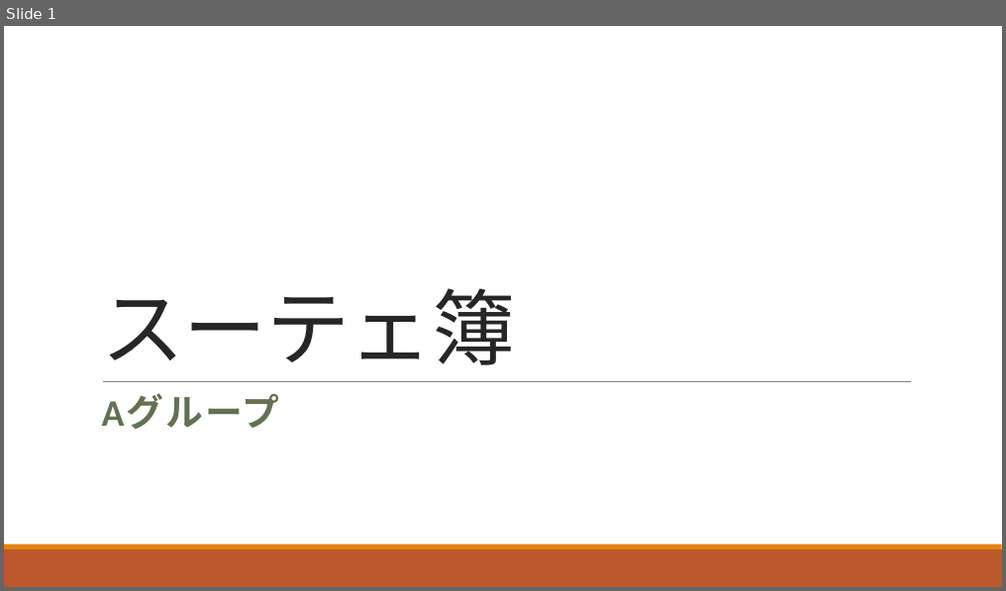
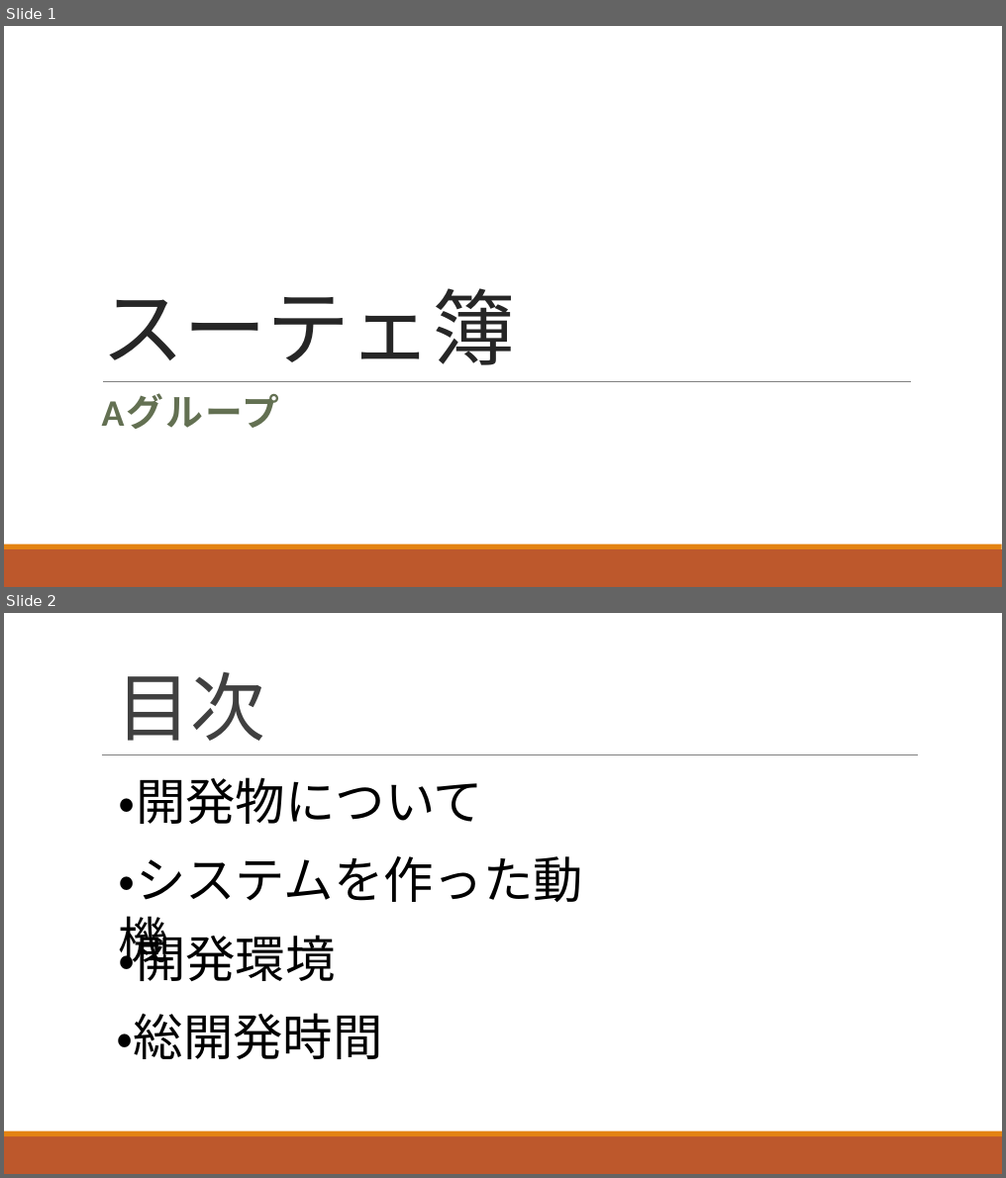
Before and after one commit to ShunjiYamamoto/groupA, a slide deck: 9.発表資料/グループ開発_Aグループ発表資料.pptx. Shown one above the other, each under a label of ours: slide 1 before the commit, slides 1 and 2 after it. The pictures are 1006x591 and 1006x1178 pixels, drawn with LibreOffice and Linux fonts; fonts in the diff are those of the drawing. Boxes give left, top, right and bottom in pixels: in the first picture for what was removed or moved away, otherwise in the second. Text is boxed around its words. In the diff, an @@ line names an element or a change of style, - is before the commit and + after.

```diff
--- a/9.発表資料/グループ開発_Aグループ発表資料.pptx
+++ b/9.発表資料/グループ開発_Aグループ発表資料.pptx
@@ slide 2 added at (4,613,1002,1174), background #FFFFFF; not listed: 2 template elements that a slide beside it also shows @@
@@ title added at (117,671,266,741), 72 pt, text #404040 @@
+目次
@@ line added from (102, 756) to (918, 756), #808080 0.5 pt @@
@@ text added at (119,777,483,824), 48 pt, text #000000 @@
+・開発物について
@@ text added at (119,857,583,902), 48 pt, text #000000 @@
+・システムを作った動機
@@ text added at (119,927,336,981), 48 pt, text #000000 @@
+・開発環境
@@ text added at (117,1013,383,1059), 48 pt, text #000000 @@
+・総開発時間
```
Also in this commit, not shown: 11 slides changed, 4 other slides added, 3 other files.
